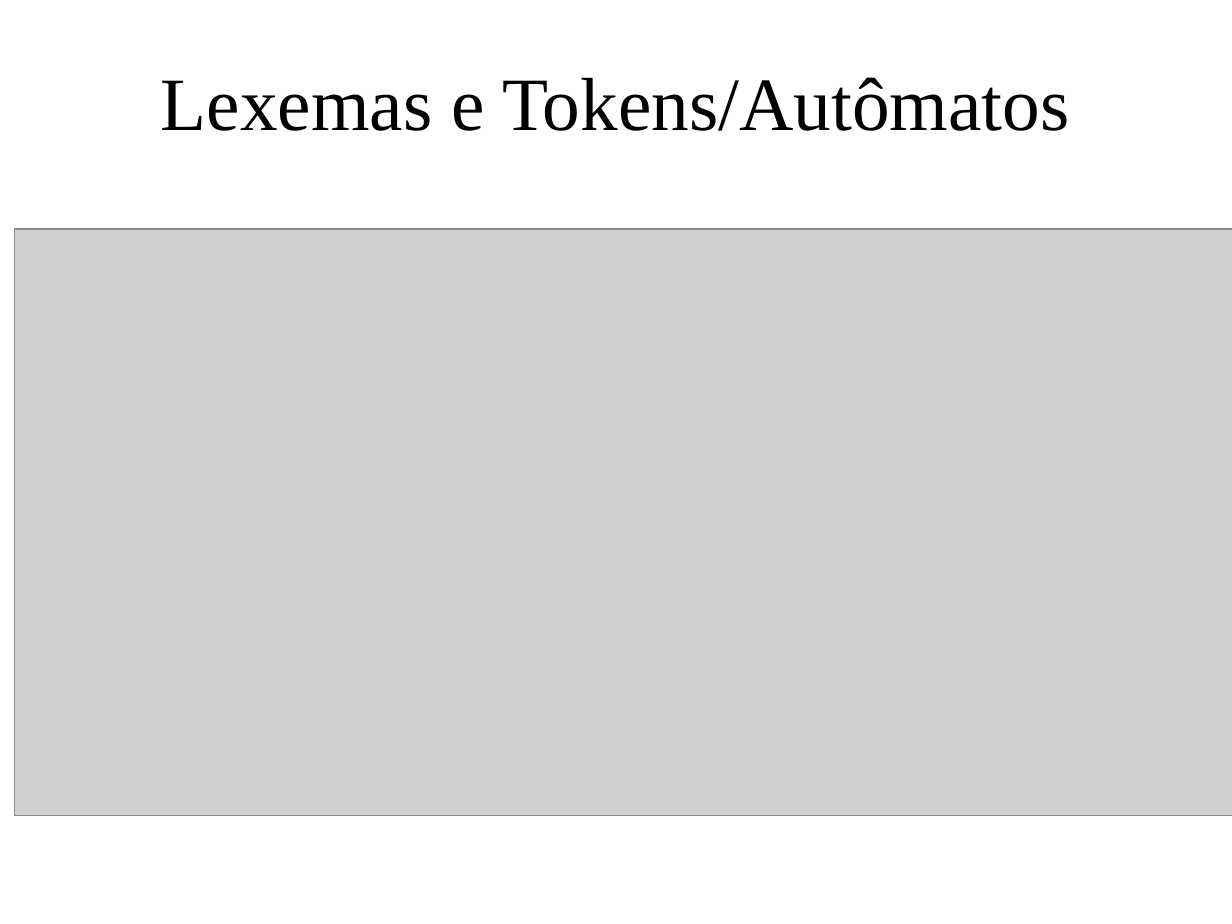
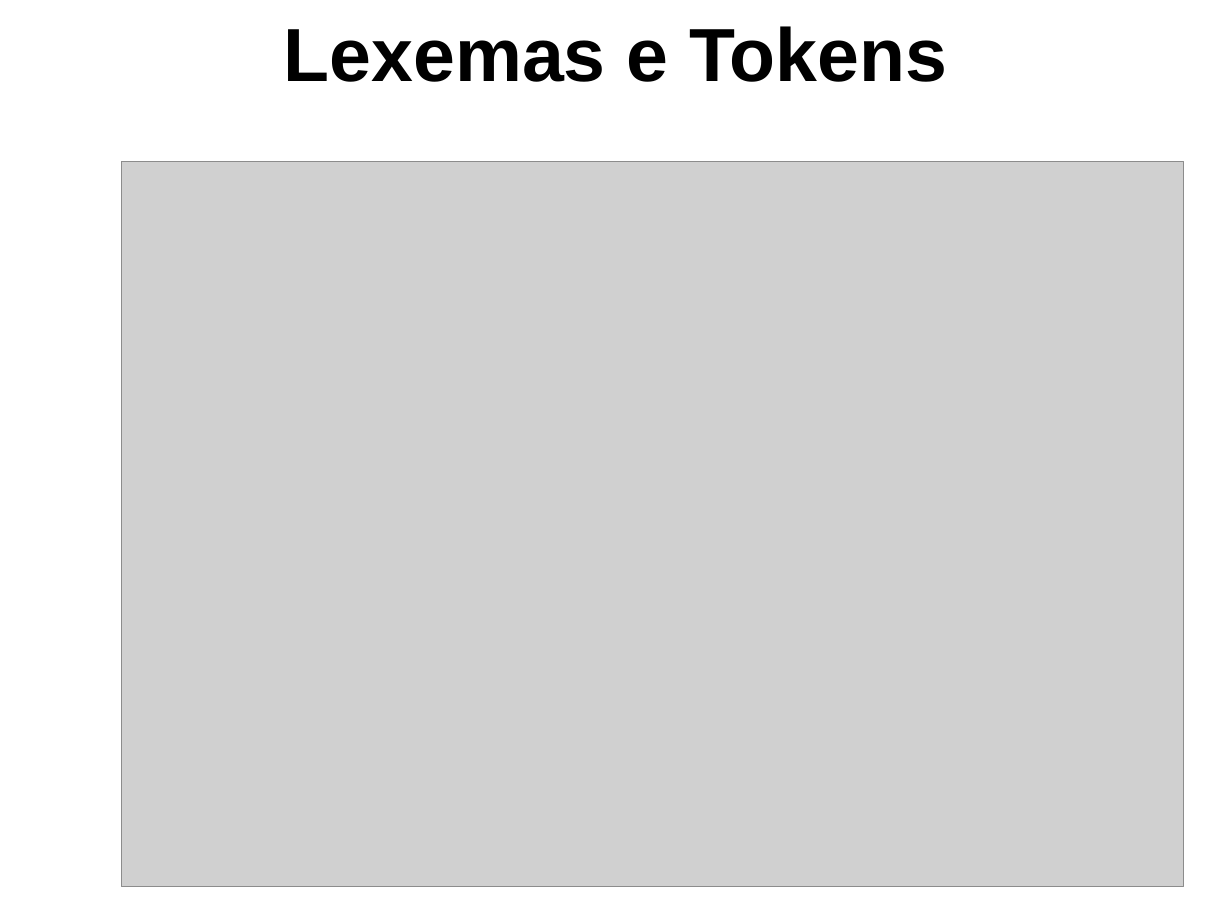
Before and after one commit to GabrielPRDF/TCC_Interpretador, a slide deck: slide 7 of Documentos/ApresentacaoTCC.ppt (slide 5 before the commit). Drawn at 1232x924 pixels with LibreOffice and Linux fonts; fonts in the diff are those of the drawing; grey boxes stand for pictures; background and template pictures are left out. Boxes give left, top, right and bottom in pixels: in the first picture for what was removed or moved away, otherwise in the second. Text is boxed around its words. In the diff, an @@ line names an element or a change of style, - is before the commit and + after.

```diff
--- a/Documentos/ApresentacaoTCC.ppt
+++ b/Documentos/ApresentacaoTCC.ppt
@@ text at (x1=284, y1=26, x2=947, y2=82): text changed; font Times New Roman to Arial; bold on @@
-Lexemas e Tokens/Autômatos
+Lexemas e Tokens
@@ picture resized from (x1=15, y1=229, x2=1232, y2=816) to (x1=121, y1=161, x2=1184, y2=887) @@
```
Also in this commit, not shown: 6 other slides changed, 11 slides added, 3 slides removed, 6 other files.
